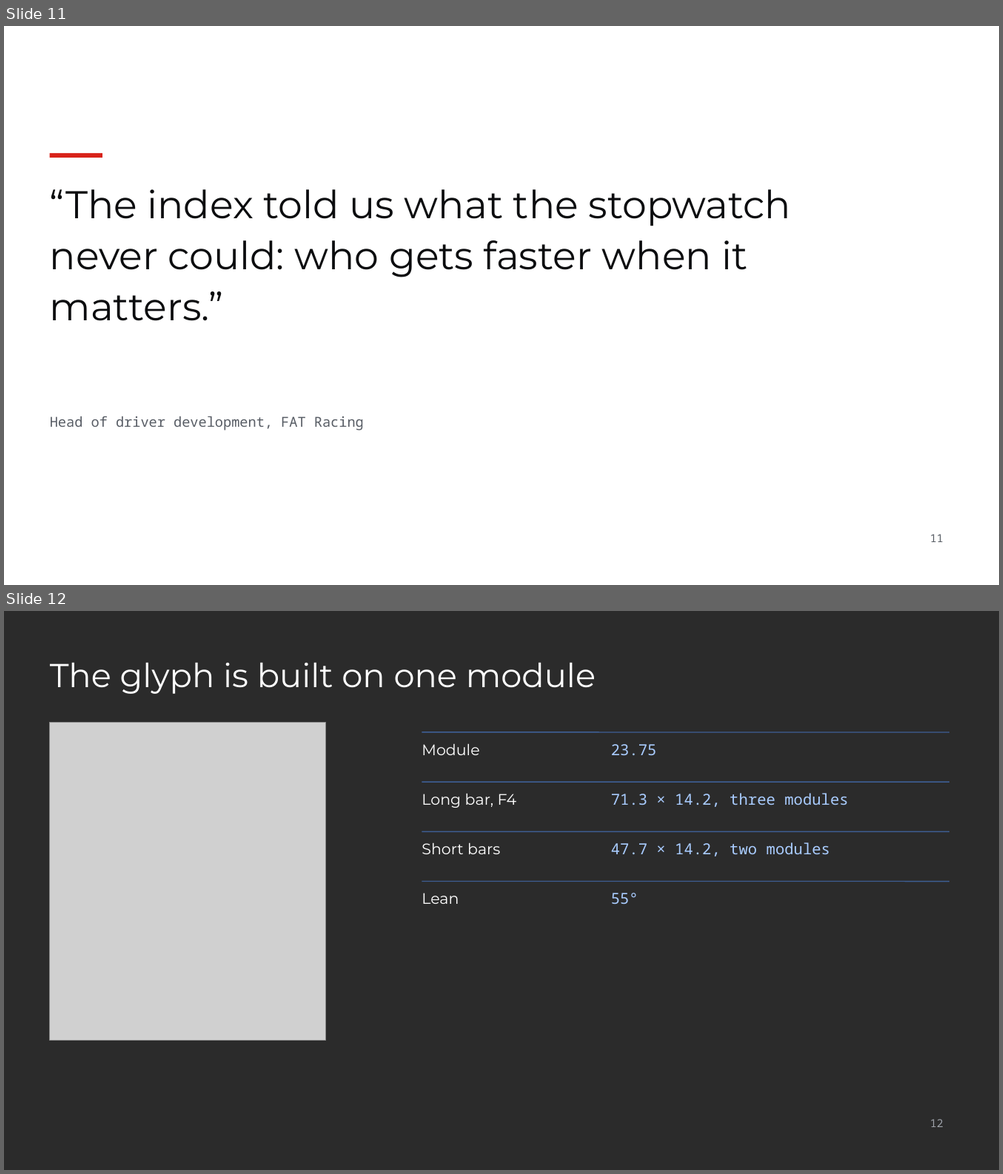
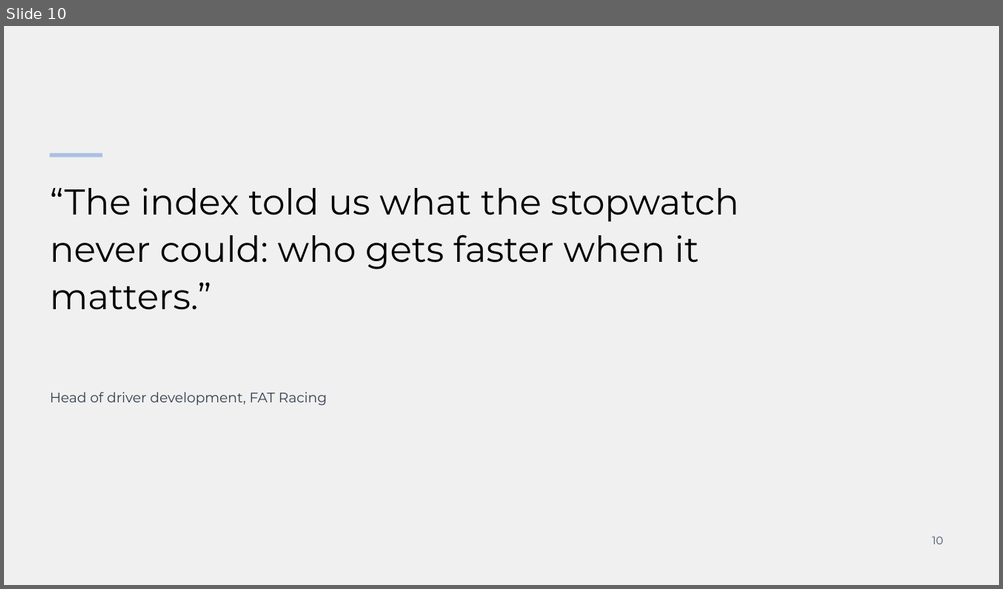
Before and after one commit to Smedley-Group-Advanced-Technology/brand-book-sg, a slide deck: assets/templates/smedley-group-slides.pptx. Shown one above the other, each under a label of ours: slides 11 and 12 before the commit, slide 10 after it. The pictures are 1003x1174 and 1003x589 pixels, drawn with LibreOffice and Linux fonts; fonts in the diff are those of the drawing; grey boxes stand for pictures; background and template pictures are left out; a plain dark background stands for a picture behind light text. Boxes give left, top, right and bottom in pixels: in the first picture for what was removed or moved away, otherwise in the second. Text is boxed around its words. In the diff, an @@ line names an element or a change of style, - is before the commit and + after.

```diff
--- a/assets/templates/smedley-group-slides.pptx
+++ b/assets/templates/smedley-group-slides.pptx
@@ slide 12 removed at (4,611,999,1170), background picture (left out) @@
@@ title removed at (50,662,595,694) @@
-The glyph is built on one module
@@ picture removed at (50,723,325,1041) @@
@@ line removed from (421, 732) to (949, 732) @@
@@ text removed at (421,743,479,755) @@
-Module
@@ text removed at (611,744,657,755) @@
-23.75
@@ line removed from (421, 782) to (949, 782) @@
@@ text removed at (421,793,517,808) @@
-Long bar, F4
@@ text removed at (611,793,848,807) @@
-71.3 × 14.2, three modules
@@ line removed from (421, 832) to (949, 832) @@
@@ text removed at (421,843,500,854) @@
-Short bars
@@ text removed at (611,843,830,857) @@
-47.7 × 14.2, two modules
@@ line removed from (421, 882) to (949, 882) @@
@@ text removed at (421,893,458,904) @@
-Lean
@@ text removed at (611,893,638,904) @@
-55°
@@ page number removed at (930,1119,943,1128) @@
-12
@@ what was slide 11 is now slide 10 @@
@@ slide 10 changed as well @@
@@ background #FFFFFF to #F0F0F0 @@
@@ rectangle at (50,153,102,157): fill #D8231A to #ABC0E4 @@
@@ text "“The index told us what ..." at (50,188,739,310): size 28 to 26 pt, text colour #0B0C0E to #000000 @@
@@ text "Head of driver development, FAT ...": place and size @@
-text "Head of driver development, FAT ..." at (50,416,364,431)
+text "Head of driver development, FAT ..." at (50,392,327,406)
@@ text "Head of driver development, FAT ..." at (50,392,327,406): font Noto Sans Mono to Montserrat, text colour #585D65 to #333F50 @@
@@ page number at (932,537,943,545): text changed; font Noto Sans Mono to Montserrat; text colour #585D65 to #44546A @@
-11
+10
```
Also in this commit, not shown: 10 other slides changed, 3 slides added, 5 other slides removed, 26 other files.
